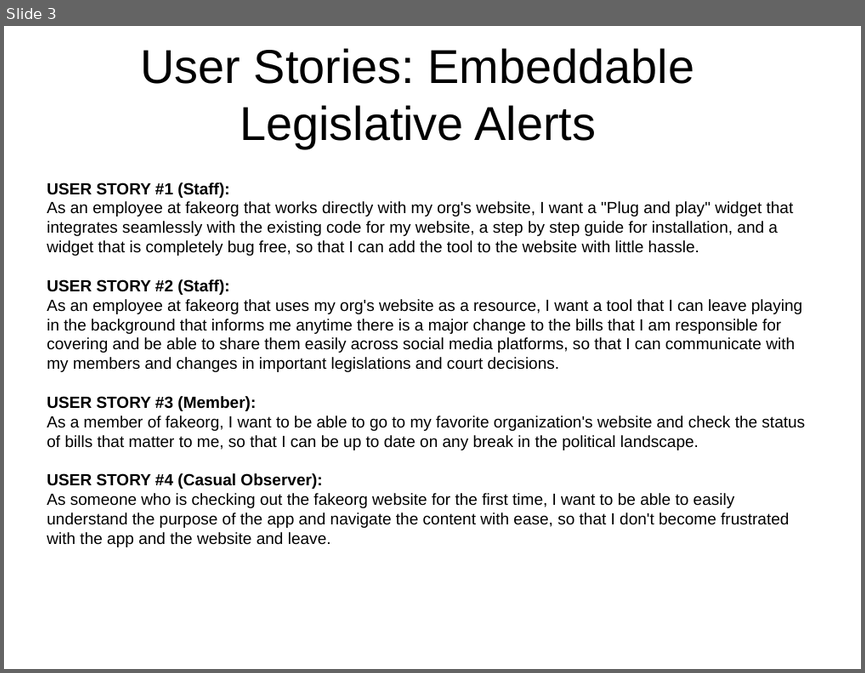
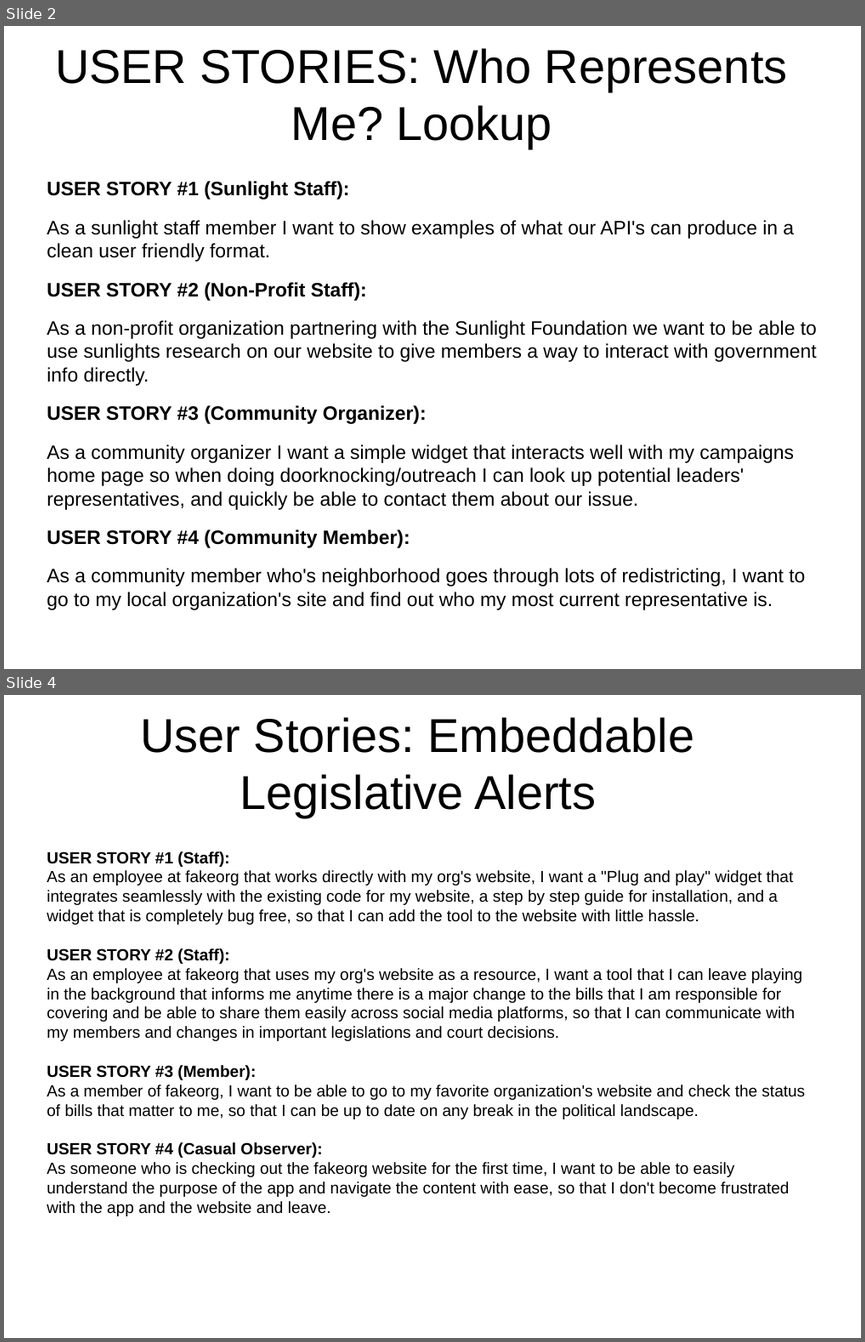
Before and after one commit to BobbyJoeSmith3/Sunlight-Community-Project, a slide deck: Planning/Deliverables/firstweek_deliverables_presentation.odp. Shown one above the other, each under a label of ours: slide 3 before the commit, slides 2 and 4 after it; the slides between them are not shown. The pictures are 865x673 and 865x1342 pixels, drawn with LibreOffice and Linux fonts; fonts in the diff are those of the drawing. Boxes give left, top, right and bottom in pixels: in the first picture for what was removed or moved away, otherwise in the second. Text is boxed around its words. In the diff, an @@ line names an element or a change of style, - is before the commit and + after.

Commit message:
angie's user stories, modified bill tracker stories, and added first week presentation

```diff
--- a/Planning/Deliverables/firstweek_deliverables_presentation.odp
+++ b/Planning/Deliverables/firstweek_deliverables_presentation.odp
@@ slide 2 added at box(4, 26, 861, 669), background #FFFFFF @@
@@ title added at box(55, 48, 788, 148), 44 pt, text #000000 @@
+USER STORIES: Who Represents Me? Lookup
@@ text added at box(46, 181, 817, 610), 18 pt, text #000000 @@
+USER STORY #1 (Sunlight Staff):
+As a sunlight staff member I want to show examples of what our API's can produce in a clean user friendly format.
+USER STORY #2 (Non-Profit Staff):
+As a non-profit organization partnering with the Sunlight Foundation we want to be able to use sunlights research on our website to give members a way to interact with government info directly.
+USER STORY #3 (Community Organizer):
+As a community organizer I want a simple widget that interacts well with my campaigns home page so when doing doorknocking/outreach I can look up potential leaders' representatives, and quickly be able to contact them about our issue.
+USER STORY #4 (Community Member):
+As a community member who's neighborhood goes through lots of redistricting, I want to go to my local organization's site and find out who my most current representative is.
@@ what was slide 3 is now slide 4 @@
```
Also in this commit, not shown: 3 slides changed, 4 other slides added, 4 other files.
